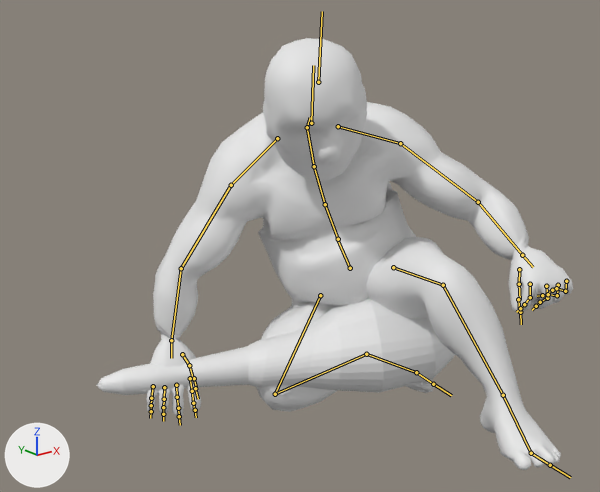
An edit to the glTF model resources/externals/meshes/characters/jack/jack_roll.gltf, drawn before and after from the same camera.
Rendered twice from a 50 mm camera at (-8.46, -9.79, 5.51) aimed at (-1.61, -1.23, 2.09). Every picture has the same lights, and +X, +Y and +Z are marked at lower left. Both versions are drawn at frame 23 of the action 'Armature.001|mixamo.com|Layer0'; the numbers are the values there. The bones that bend it are drawn over the model as lines.

In view in the first picture: 'jack.001', 'weapon'.
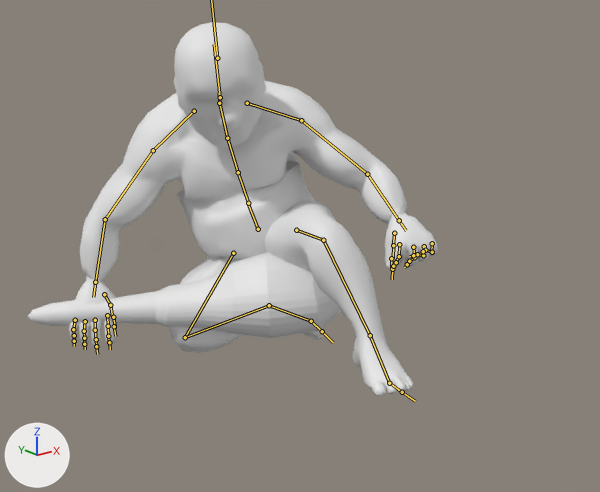
Boxes [x1, y1, x2, y2] around the edits, measured in the pictures (600 x 492 px):
'jack.001', posed (14% narrower, 13% shorter): before [146, 38, 573, 470]; after [69, 22, 437, 396]
'weapon', posed (13% narrower, 11% shorter): before [97, 298, 455, 395]; after [28, 252, 340, 338]
bone 'mixamorig:Hips', root to tip: before (350, 268) to (337, 239); after (258, 229) to (248, 203)
bone 'mixamorig:Neck', root to tip: before (307, 127) to (310, 117); after (219, 103) to (219, 92)
bone 'mixamorig:LeftHand', root to tip: before (522, 255) to (533, 267); after (399, 220) to (406, 230)
bone 'mixamorig:RightShoulder', root to tip: before (277, 138) to (231, 185); after (194, 111) to (153, 150)
bone 'mixamorig:RightArm', root to tip: before (231, 185) to (181, 268); after (153, 150) to (105, 219)
bone 'mixamorig:RightForeArm', root to tip: before (181, 268) to (171, 340); after (105, 219) to (95, 282)
bone 'mixamorig:RightHand', root to tip: before (171, 340) to (171, 358); after (95, 282) to (93, 297)
bone 'mixamorig:RightHandThumb1', root to tip: before (182, 354) to (189, 365); after (104, 294) to (110, 305)
bone 'mixamorig:RightHandPinky2', root to tip: before (151, 398) to (151, 405); after (73, 329) to (74, 335)
bone 'mixamorig:LeftUpLeg', root to tip: before (393, 267) to (443, 285); after (296, 230) to (323, 240)
bone 'mixamorig:LeftLeg', root to tip: before (443, 285) to (503, 395); after (323, 240) to (370, 335)
bone 'mixamorig:LeftFoot', root to tip: before (503, 395) to (531, 453); after (370, 335) to (389, 383)
bone 'mixamorig:RightUpLeg', root to tip: before (320, 295) to (275, 394); after (233, 253) to (185, 337)
bone 'mixamorig:RightLeg', root to tip: before (275, 394) to (366, 354); after (185, 337) to (269, 305)
bone 'mixamorig:RightToeBase', root to tip: before (416, 372) to (433, 384); after (311, 321) to (322, 331)

The change, as a diff of the scene's bpy script:
```diff
--- a/resources/externals/meshes/characters/jack/jack_roll.gltf.py
+++ b/resources/externals/meshes/characters/jack/jack_roll.gltf.py
@@ bone_mixamorig_hips @@
 bone_mixamorig_hips = bpy.data.objects['Armature'].pose.bones['mixamorig:Hips']
-bone_mixamorig_hips.location = (-0.55, -2.62, 0.8)
-bone_mixamorig_hips.rotation_quaternion = (-0.91, 0.114, 0.358, -0.174)  # degrees (-25, -38, 30)
+bone_mixamorig_hips.location = (-0.55, -2.54, -1.52)
+bone_mixamorig_hips.rotation_quaternion = (-0.909, 0.109, 0.37, -0.16)  # degrees (-24, -40, 29)
@@ bone_mixamorig_neck @@
 bone_mixamorig_neck = bpy.data.objects['Armature'].pose.bones['mixamorig:Neck']  # child of 'mixamorig:Spine2'
-bone_mixamorig_neck.rotation_quaternion = (0.966, 0.246, 0.035, -0.071)  # degrees (28, 6, -7)
+bone_mixamorig_neck.rotation_quaternion = (0.97, 0.231, 0.045, -0.067)  # degrees (26, 7, -6)
@@ bone_mixamorig_lefthand @@
 bone_mixamorig_lefthand = bpy.data.objects['Armature'].pose.bones['mixamorig:LeftHand']  # child of 'mixamorig:LeftForeArm'
-bone_mixamorig_lefthand.rotation_quaternion = (0.59, -0.068, 0.801, 0.075)  # degrees (-8, 107, 4)
+bone_mixamorig_lefthand.rotation_quaternion = (0.585, -0.067, 0.805, 0.072)  # degrees (-7, 108, 4)
@@ bone_mixamorig_rightshoulder @@
 bone_mixamorig_rightshoulder = bpy.data.objects['Armature'].pose.bones['mixamorig:RightShoulder']  # child of 'mixamorig:Spine2'
-bone_mixamorig_rightshoulder.rotation_quaternion = (0.97, 0.112, -0.068, -0.202)  # degrees (14, -5, -24)
+bone_mixamorig_rightshoulder.rotation_quaternion = (0.969, 0.127, -0.068, -0.199)  # degrees (16, -5, -24)
@@ bone_mixamorig_rightarm @@
 bone_mixamorig_rightarm = bpy.data.objects['Armature'].pose.bones['mixamorig:RightArm']  # child of 'mixamorig:RightShoulder'
-bone_mixamorig_rightarm.rotation_quaternion = (0.986, 0.061, 0.113, -0.104)  # degrees (6, 14, -11)
+bone_mixamorig_rightarm.rotation_quaternion = (0.99, 0.048, 0.113, -0.075)  # degrees (5, 13, -8)
@@ bone_mixamorig_rightforearm @@
 bone_mixamorig_rightforearm = bpy.data.objects['Armature'].pose.bones['mixamorig:RightForeArm']  # child of 'mixamorig:RightArm'
-bone_mixamorig_rightforearm.rotation_quaternion = (0.924, 0.232, -0.251, -0.173)  # degrees (34, -23, -28)
+bone_mixamorig_rightforearm.rotation_quaternion = (0.919, 0.243, -0.236, -0.201)  # degrees (35, -20, -31)
@@ bone_mixamorig_righthand @@
 bone_mixamorig_righthand = bpy.data.objects['Armature'].pose.bones['mixamorig:RightHand']  # child of 'mixamorig:RightForeArm'
-bone_mixamorig_righthand.rotation_quaternion = (0.56, -0.12, -0.804, -0.158)  # degrees (-20, -110, -3)
+bone_mixamorig_righthand.rotation_quaternion = (0.575, -0.125, -0.797, -0.14)  # degrees (-15, -108, -7)
@@ bone_mixamorig_righthandthumb1 @@
 bone_mixamorig_righthandthumb1 = bpy.data.objects['Armature'].pose.bones['mixamorig:RightHandThumb1']  # child of 'mixamorig:RightHand'
-bone_mixamorig_righthandthumb1.rotation_quaternion = (0.975, 0.181, 0.123, 0.04)  # degrees (22, 13, 7)
+bone_mixamorig_righthandthumb1.rotation_quaternion = (0.985, 0.128, 0.103, 0.043)  # degrees (15, 11, 7)
@@ bone_mixamorig_righthandpinky2 @@
 bone_mixamorig_righthandpinky2 = bpy.data.objects['Armature'].pose.bones['mixamorig:RightHandPinky2']  # child of 'mixamorig:RightHandPinky1'
-bone_mixamorig_righthandpinky2.rotation_quaternion = (0.954, 0.297, -0.01, -0.045)  # degrees (35, 0, -5)
+bone_mixamorig_righthandpinky2.rotation_quaternion = (0.947, 0.318, -0.011, -0.045)  # degrees (37, 1, -5)
@@ bone_mixamorig_leftupleg @@
 bone_mixamorig_leftupleg = bpy.data.objects['Armature'].pose.bones['mixamorig:LeftUpLeg']  # child of 'mixamorig:Hips'
-bone_mixamorig_leftupleg.rotation_quaternion = (0.741, 0.647, -0.143, 0.106)  # degrees (83, -20, -2)
+bone_mixamorig_leftupleg.rotation_quaternion = (0.737, 0.653, -0.14, 0.108)  # degrees (83, -20, -1)
@@ bone_mixamorig_leftleg @@
 bone_mixamorig_leftleg = bpy.data.objects['Armature'].pose.bones['mixamorig:LeftLeg']  # child of 'mixamorig:LeftUpLeg'
-bone_mixamorig_leftleg.rotation_quaternion = (0.84, -0.54, -0.017, -0.042)  # degrees (-65, -4, -3)
+bone_mixamorig_leftleg.rotation_quaternion = (0.812, -0.582, -0.017, -0.033)  # degrees (-71, -4, -2)
@@ bone_mixamorig_leftfoot @@
 bone_mixamorig_leftfoot = bpy.data.objects['Armature'].pose.bones['mixamorig:LeftFoot']  # child of 'mixamorig:LeftLeg'
-bone_mixamorig_leftfoot.rotation_quaternion = (0.962, -0.252, -0.073, -0.071)  # degrees (-29, -10, -6)
+bone_mixamorig_leftfoot.rotation_quaternion = (0.971, -0.22, -0.07, -0.066)  # degrees (-25, -9, -6)
@@ bone_mixamorig_rightupleg @@
 bone_mixamorig_rightupleg = bpy.data.objects['Armature'].pose.bones['mixamorig:RightUpLeg']  # child of 'mixamorig:Hips'
-bone_mixamorig_rightupleg.rotation_quaternion = (0.7, 0.467, 0.539, 0.038)  # degrees (92, 46, 53)
+bone_mixamorig_rightupleg.rotation_quaternion = (0.726, 0.447, 0.522, 0.003)  # degrees (85, 49, 46)
@@ bone_mixamorig_rightleg @@
 bone_mixamorig_rightleg = bpy.data.objects['Armature'].pose.bones['mixamorig:RightLeg']  # child of 'mixamorig:RightUpLeg'
-bone_mixamorig_rightleg.rotation_quaternion = (0.336, -0.913, -0.098, 0.208)  # degrees (-136, 18, 20)
+bone_mixamorig_rightleg.rotation_quaternion = (0.326, -0.904, -0.111, 0.252)  # degrees (-136, 23, 23)
@@ bone_mixamorig_righttoebase @@
 bone_mixamorig_righttoebase = bpy.data.objects['Armature'].pose.bones['mixamorig:RightToeBase']  # child of 'mixamorig:RightFoot'
-bone_mixamorig_righttoebase.rotation_quaternion = (0.983, -0.163, 0.042, 0.075)  # degrees (-18, 6, 8)
+bone_mixamorig_righttoebase.rotation_quaternion = (0.992, -0.079, 0.001, 0.098)  # degrees (-9, 1, 11)
```
